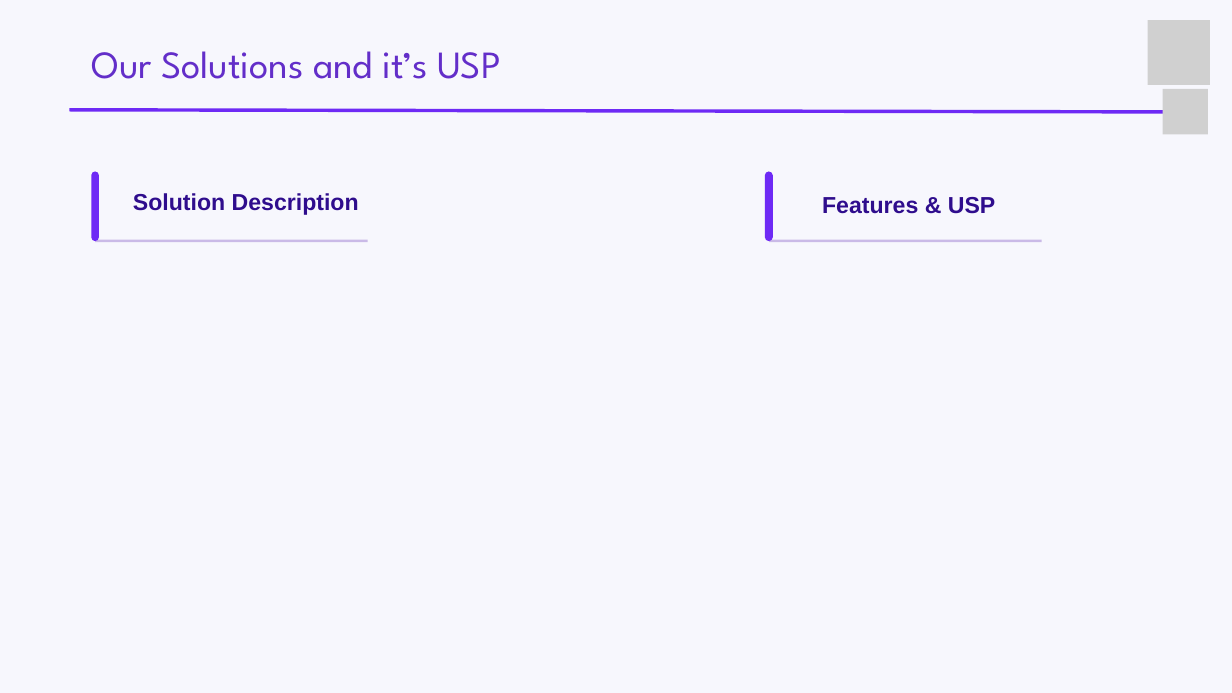
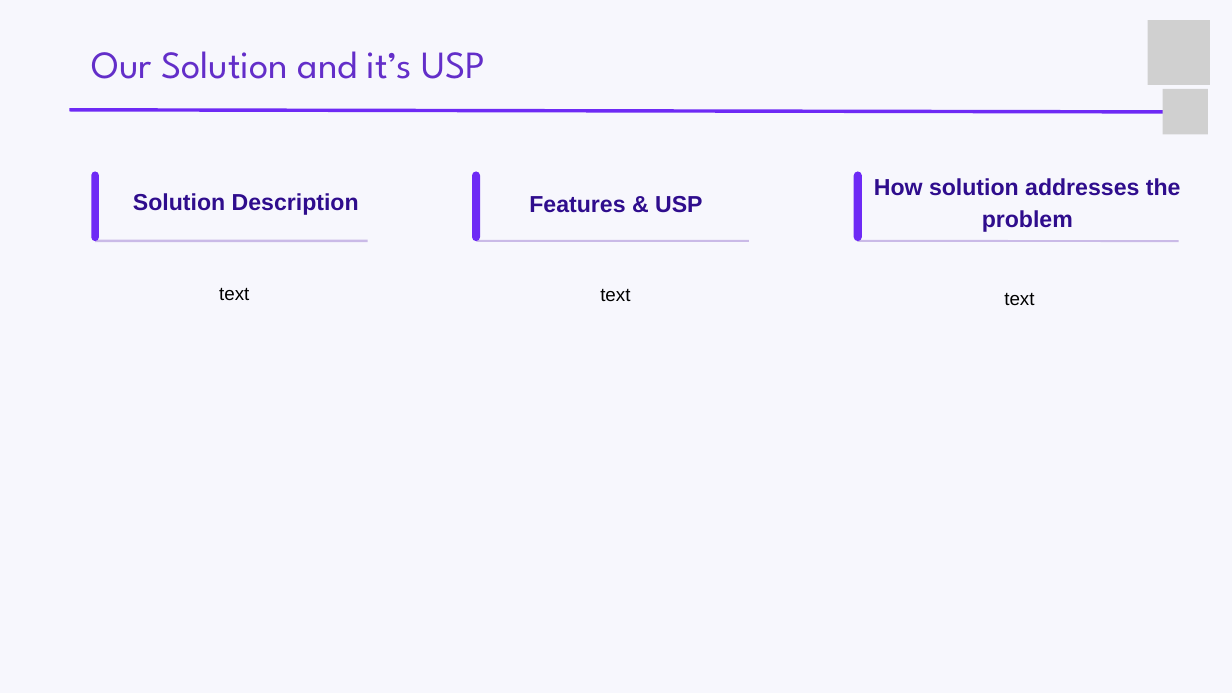
Before and after one commit to ignisia-club/incubex, a slide deck: slide 3 of public/assets/Prototype_Expo_Track_Template.pptx. Drawn at 1232x693 pixels with LibreOffice and Linux fonts; fonts in the diff are those of the drawing; grey boxes stand for pictures; background and template pictures are left out. Boxes give left, top, right and bottom in pixels: in the first picture for what was removed or moved away, otherwise in the second. Text is boxed around its words. In the diff, an @@ line names an element or a change of style, - is before the commit and + after.

```diff
--- a/public/assets/Prototype_Expo_Track_Template.pptx
+++ b/public/assets/Prototype_Expo_Track_Template.pptx
@@ text at [91,51,486,79]: text changed @@
-Our Solutions and it’s USP
+Our Solution and it’s USP
@@ freeform shape added at [472,171,480,241], fill #6E2AF5 @@
@@ freeform shape: place and size @@
-freeform shape at [765,171,773,241]
+freeform shape at [854,171,862,241]
@@ text added at [874,178,1181,232], 27 pt, text #2F0D8D, bold @@
+How solution addresses the problem
@@ text "Features & USP": place and size @@
-text "Features & USP" at [822,197,995,214]
+text "Features & USP" at [529,196,702,213]
@@ line added from (476, 241) to (749, 241), #CABAE7 2.25 pt @@
@@ line moved from (769, 241) - (1042, 241) to (857, 241) - (1178, 241) @@
@@ line (857, 241) - (1178, 241): stroke #CABAE7 3 pt to #CABAE7 2.25 pt @@
@@ text added at [219,287,249,301], 22 pt, text #000000 @@
+text
@@ text added at [600,289,630,302], 22 pt, text #000000 @@
+text
@@ text added at [1004,293,1034,306], 22 pt, text #000000 @@
+text
```
Also in this commit, not shown: 7 other slides changed, 1 other file.
